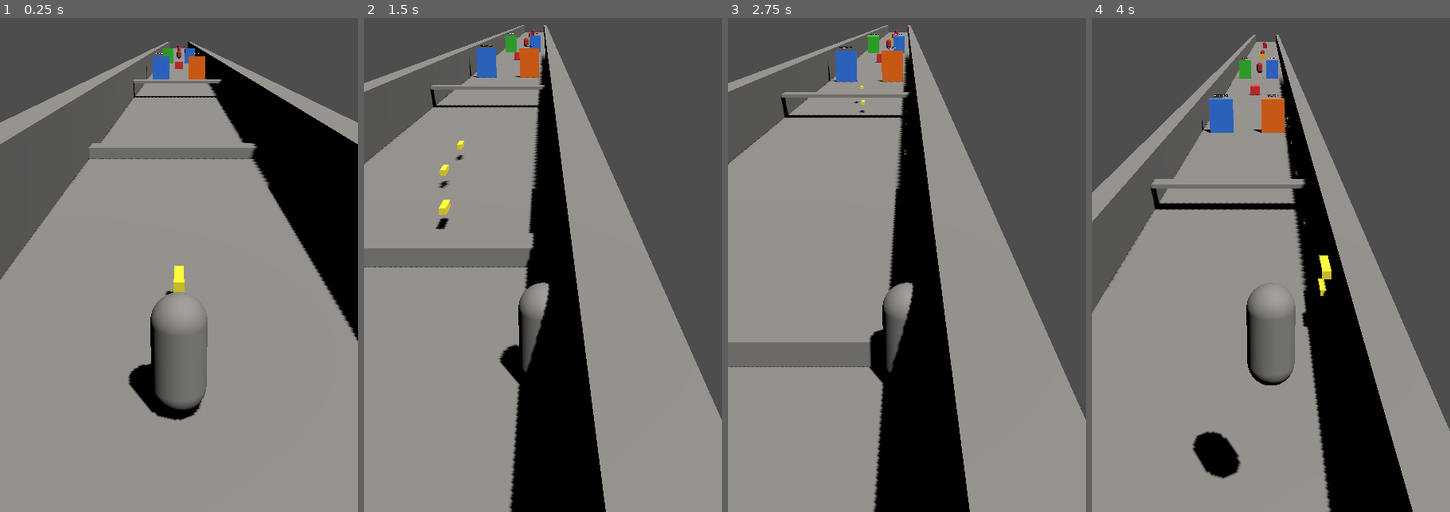
Above: before the commit, frames 1-4 (left to right).
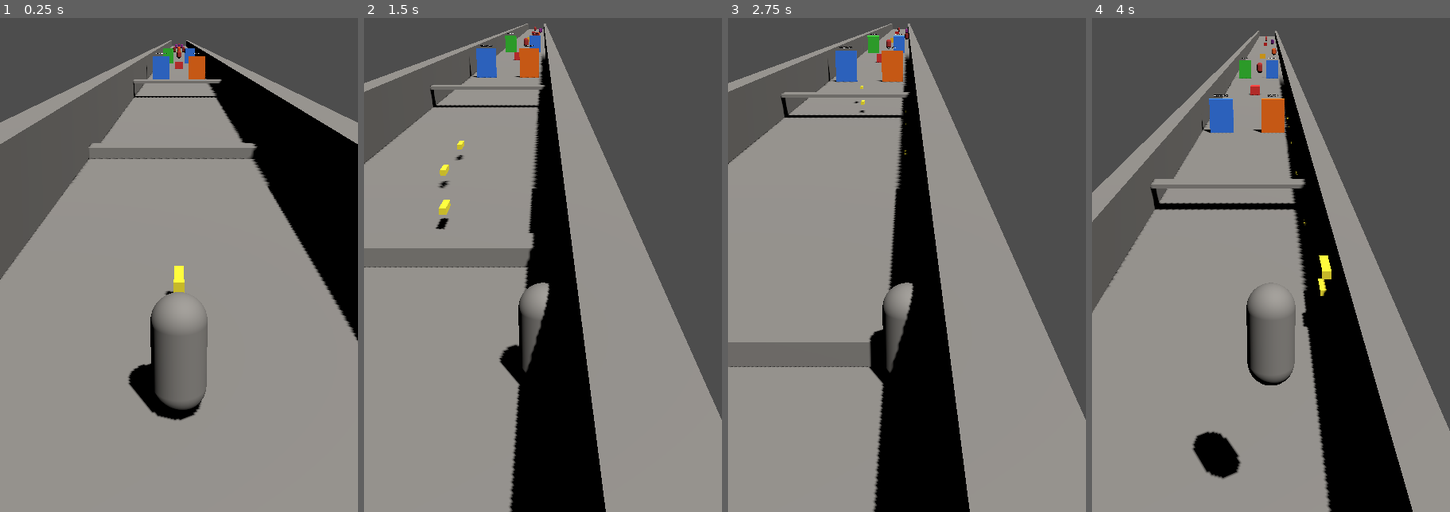
Above: after the commit, the same moments.

Repository: KolovratRUS/Relic-Run
Game: Godot game, scene res://scenes/levels/prototype_level.tscn
Two runs of this game, one before a commit and one after it. Both use one fixed random seed, a clock stepped at 60 frames per second and the inputs below.
Inputs (mouse positions are in pixels of both pictures, inside the frame that each line leads up to):
- Up to frame 1 (0.25 s): no input
- Up to frame 2 (1.5 s): tap Enter at 0.5 s; move the mouse to (621, 161) at 0.52 s; hold D (move_right) 0.53-1.25 s; tap R at 0.6 s; click (621, 161) at 0.67 s; drag from (471, 225) to (525, 319) at 1.27 s
- Up to frame 3 (2.75 s): move the mouse to (942, 52) at 2.02 s; hold D (move_right) from 2.03 s (still down); tap R at 2.1 s
- Up to frame 4 (4 s): release D (move_right) at 2.75 s; tap Space at 2.75 s; drag from (1253, 319) to (1163, 97) at 2.77 s; move the mouse to (1378, 289) at 3.52 s; hold A (move_left) from 3.53 s (still down); tap R at 3.6 s

The runs differ from the first frame. In frame 1, less than 0.1% of the frame differs, in the area x 13-71%, y 4-40%; in frame 2, less than 0.1%; in frame 3, less than 0.1%; in frame 4, 0.1%, in the area x 2-61%, y 2-57%.

Commit message:
Add enemy formations and lane tracking

Diff:
--- /dev/null
+++ b/scenes/enemies/enemy_formation.tscn
@@ -0,0 +1,30 @@
+[gd_scene format=3]
+
+[ext_resource type="Script" path="res://scripts/enemies/basic_enemy.gd" id="1"]
+[ext_resource type="PackedScene" path="res://scenes/enemies/basic_enemy.tscn" id="2"]
+
+[node name="EnemyFormation" type="Node3D"]
+
+[node name="LeftEnemy" parent="." instance=ExtResource(2)]
+position = Vector3(-2.0, 0.0, 0.0)
+max_health = 2.0
+move_speed = 4.0
+track_player_x = true
+horizontal_speed = 2.0
+base_color = Color(0.55, 0.15, 0.15, 1)
+
+[node name="CenterEnemy" parent="." instance=ExtResource(2)]
+position = Vector3(0.0, 0.0, -1.5)
+max_health = 3.0
+move_speed = 4.5
+track_player_x = true
+horizontal_speed = 2.5
+base_color = Color(0.9, 0.35, 0.1, 1)
+
+[node name="RightEnemy" parent="." instance=ExtResource(2)]
+position = Vector3(2.0, 0.0, 0.0)
+max_health = 2.0
+move_speed = 4.0
+track_player_x = true
+horizontal_speed = 2.0
+base_color = Color(0.55, 0.15, 0.15, 1)
--- a/scenes/levels/prototype_level.tscn
+++ b/scenes/levels/prototype_level.tscn
@@ -8,22 +8,23 @@
 [ext_resource type="PackedScene" path="res://scenes/targets/destructible_target.tscn" id="6"]
 [ext_resource type="PackedScene" path="res://scenes/upgrades/upgrade_gate_pair.tscn" id="7"]
 [ext_resource type="PackedScene" path="res://scenes/enemies/basic_enemy.tscn" id="8"]
+[ext_resource type="PackedScene" path="res://scenes/enemies/enemy_formation.tscn" id="9"]
 
 [sub_resource type="Environment" id="env"]
 background_mode = 2
 background_color = Color(0.5, 0.7, 1, 1)
 
 [sub_resource type="BoxMesh" id="floor_mesh"]
-size = Vector3(10, 0.2, 300)
+size = Vector3(10, 0.2, 340)
 
 [sub_resource type="BoxShape3D" id="floor_shape"]
-size = Vector3(10, 0.2, 300)
+size = Vector3(10, 0.2, 340)
 
 [sub_resource type="BoxMesh" id="wall_mesh"]
-size = Vector3(1, 3, 300)
+size = Vector3(1, 3, 340)
 
 [sub_resource type="BoxShape3D" id="wall_shape"]
-size = Vector3(1, 3, 300)
+size = Vector3(1, 3, 340)
 
 [node name="PrototypeLevel" type="Node3D" groups=["level"]]
 script = ExtResource("1")
@@ -39,7 +40,7 @@
 shadow_enabled = true
 
 [node name="Floor" type="StaticBody3D" parent="."]
-position = Vector3(0, 0, -100)
+position = Vector3(0, 0, -150)
 
 [node name="MeshInstance3D" type="MeshInstance3D" parent="Floor"]
 mesh = SubResource("floor_mesh")
@@ -48,7 +49,7 @@
 shape = SubResource("floor_shape")
 
 [node name="LeftWall" type="StaticBody3D" parent="."]
-position = Vector3(-4.5, 1.5, -100)
+position = Vector3(-4.5, 1.5, -150)
 
 [node name="MeshInstance3D" type="MeshInstance3D" parent="LeftWall"]
 mesh = SubResource("wall_mesh")
@@ -57,7 +58,7 @@
 shape = SubResource("wall_shape")
 
 [node name="RightWall" type="StaticBody3D" parent="."]
-position = Vector3(4.5, 1.5, -100)
+position = Vector3(4.5, 1.5, -150)
 
 [node name="MeshInstance3D" type="MeshInstance3D" parent="RightWall"]
 mesh = SubResource("wall_mesh")
@@ -92,11 +93,13 @@
 
 [node name="GatePair2" parent="." instance=ExtResource(7)]
 position = Vector3(0, 0, -110)
+
 [node name="LeftGate" parent="GatePair2"]
 upgrade_type = 2
 upgrade_amount = 0.0
 display_text = "DOUBLE SHOT"
 gate_color = Color(0.2, 0.8, 0.2, 1)
+
 [node name="RightGate" parent="GatePair2"]
 upgrade_type = 0
 upgrade_amount = 0.7
@@ -113,18 +116,37 @@
 max_health = 3.0
 base_color = Color(1,0.75,0.1,1)
 
-[node name="BasicEnemy2" parent="." instance=ExtResource(8)]
-position = Vector3(0, 1.0, -180)
-max_health = 4.0
-move_speed = 5.0
+[node name="Formation1" parent="." instance=ExtResource(9)]
+position = Vector3(0, 1.0, -185)
 
 [node name="StrongTarget" parent="." instance=ExtResource(6)]
-position = Vector3(0, 0.6, -205)
+position = Vector3(0, 0.6, -220)
 max_health = 6.0
 base_color = Color(0.8,0.1,0.1,1)
 
+[node name="Formation2" parent="." instance=ExtResource(9)]
+position = Vector3(0, 1.0, -250)
+
+[node name="LeftEnemy" parent="Formation2"]
+max_health = 3.0
+move_speed = 5.0
+horizontal_speed = 3.0
+base_color = Color(0.6, 0.15, 0.6, 1)
+
+[node name="CenterEnemy" parent="Formation2"]
+max_health = 5.0
+move_speed = 5.5
+horizontal_speed = 3.5
+base_color = Color(0.35, 0.05, 0.45, 1)
+
+[node name="RightEnemy" parent="Formation2"]
+max_health = 3.0
+move_speed = 5.0
+horizontal_speed = 3.0
+base_color = Color(0.6, 0.15, 0.6, 1)
+
 [node name="BasicEnemy3" parent="." instance=ExtResource(8)]
-position = Vector3(0, 1.0, -230)
+position = Vector3(0, 1.0, -285)
 max_health = 6.0
 move_speed = 6.0
 
--- a/scripts/enemies/basic_enemy.gd
+++ b/scripts/enemies/basic_enemy.gd
@@ -7,11 +7,15 @@
 @export var contact_damage: float = 1.0
 @export var move_toward_player: bool = true
 @export var base_color: Color = Color(0.8, 0.9, 0.2, 1)
+@export var track_player_x: bool = false
+@export var horizontal_speed: float = 2.5
+@export var horizontal_dead_zone: float = 0.1
 
 var health: float = 0.0
 var defeated: bool = false
 var _contact_area: Area3D = null
 var _fixed_y: float = 0.0
+var _player: Node3D = null
 
 
 func _ready() -> void:
@@ -20,6 +24,8 @@
 
 	process_mode = Node.PROCESS_MODE_ALWAYS
 	set_process(true)
+
+	call_deferred("_find_player")
 
 	_contact_area = $ContactArea
 	if _contact_area != null:
@@ -36,6 +42,12 @@
 		mesh_node.set_surface_override_material(0, mat)
 
 
+func _find_player() -> void:
+	var players := get_tree().get_nodes_in_group("player")
+	if not players.is_empty():
+		_player = players[0] as Node3D
+
+
 func _process(delta: float) -> void:
 	if defeated:
 		return
@@ -45,6 +57,18 @@
 
 	global_position.z += move_speed * delta
 	global_position.y = _fixed_y
+
+	if track_player_x:
+		if not is_instance_valid(_player):
+			_find_player()
+		if is_instance_valid(_player):
+			var x_delta: float = _player.global_position.x - global_position.x
+			if abs(x_delta) > horizontal_dead_zone:
+				global_position.x = move_toward(
+					global_position.x,
+					_player.global_position.x,
+					horizontal_speed * delta
+				)
 
 
 func apply_damage(amount: float) -> void:
